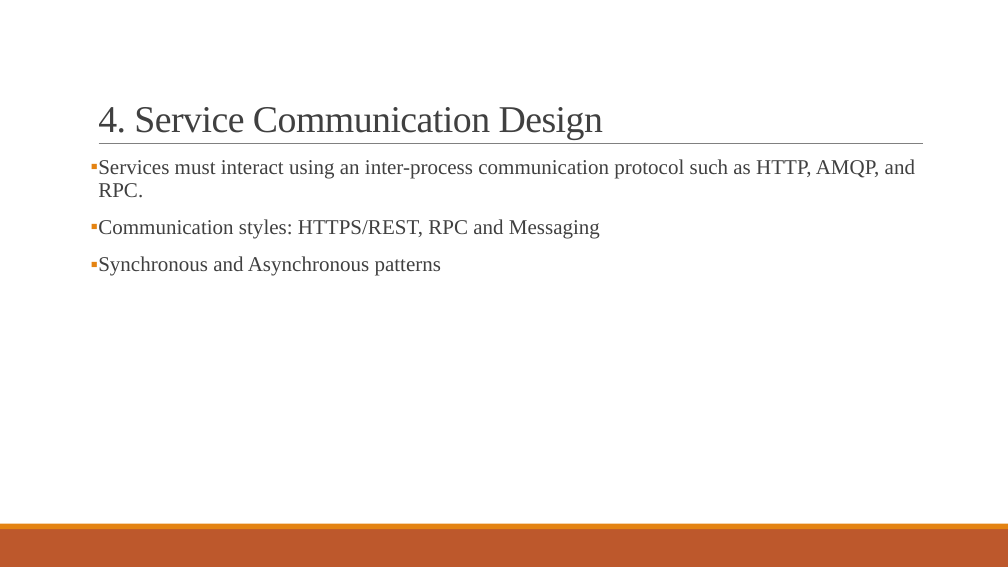
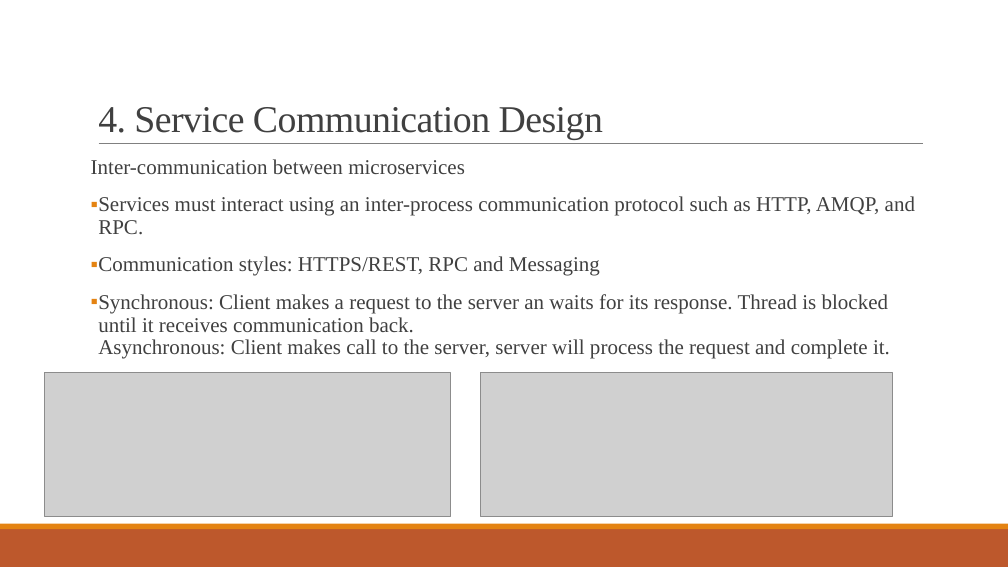
Before and after one commit to Ravishka123/Lectures_And_Talks, a slide deck: slide 20 of An Introduction to Microservices/An Introduction to Microservices.pptx (slide 14 before the commit). Drawn at 1008x567 pixels with LibreOffice and Linux fonts; fonts in the diff are those of the drawing; grey boxes stand for pictures. Boxes give left, top, right and bottom in pixels: in the first picture for what was removed or moved away, otherwise in the second. Text is boxed around its words. In the diff, an @@ line names an element or a change of style, - is before the commit and + after.

```diff
--- a/An Introduction to Microservices/An Introduction to Microservices.pptx
+++ b/An Introduction to Microservices/An Introduction to Microservices.pptx
@@ text at [91,159,465,174]: paragraph added @@
+Inter-communication between microservices
@@ text at [98,294,890,359]: text changed @@
-▪ Synchronous and Asynchronous patterns
+▪ Synchronous: Client makes a request to the server an waits for its response. Thread is blocked until it receives communication back.
+  Asynchronous: Client makes call to the server, server will process the request and complete it.
@@ picture added at [45,373,450,516] @@
@@ picture added at [480,373,892,516] @@
```
Also in this commit, not shown: 11 other slides changed, 12 slides added, 1 slide removed, 1 other file.
